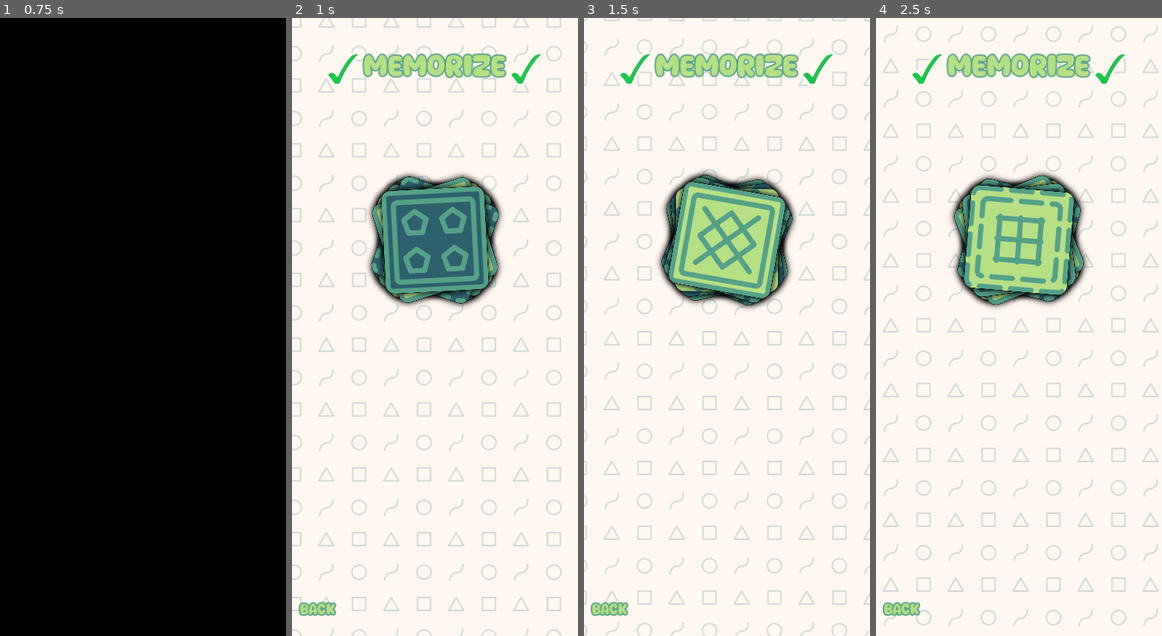
Above: before the commit, frames 1-4 (left to right).
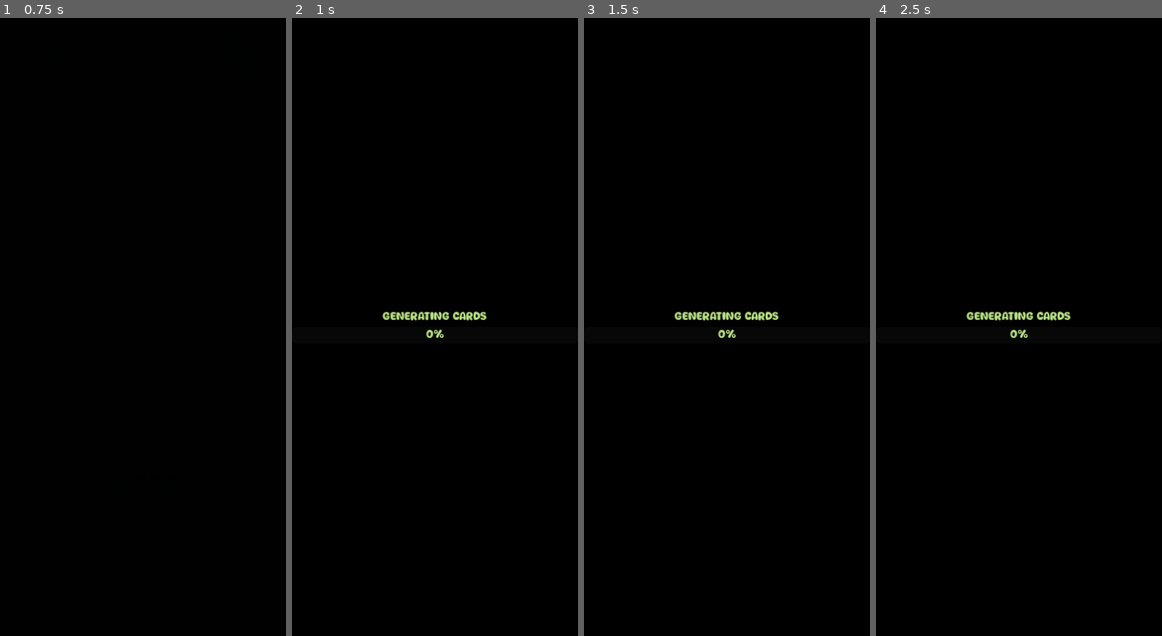
Above: after the commit, the same moments.

Repository: magopian/rummager
Game: Godot game, scene res://start_menu.tscn
Two runs of this game, one before a commit and one after it. Both use one fixed random seed, a clock stepped at 60 frames per second and the inputs below. Sound files missing from this copy of the repository are replaced by a short silence.
Inputs (mouse positions are in pixels of both pictures, inside the frame that each line leads up to):
- Up to frame 1 (0.75 s): click "START" at 0.5 s
- Up to frame 2 (1 s): no input
- Up to frame 3 (1.5 s): click (727, 327) at 1.25 s
- Up to frame 4 (2.5 s): click (1019, 327) at 2 s

Frame 1 is identical in both runs. In frame 2, 100% of the frame differs, in the area x 0-100%, y 0-100%; in frame 3, 100%; in frame 4, 100%.
Error after the commit: Parse Error: Could not find type "Shaker" in the current scope. (res://card.gd:21)

Commit message:
Display a validation progress bar and animation once validated

Diff:
--- a/card.gd
+++ b/card.gd
@@ -15,7 +15,10 @@
 @onready var sprite_2d: Sprite2D = %Sprite2D
 @onready var timer_zoom_in: Timer = %TimerZoomIn
 @onready var timer_validation: Timer = %TimerValidation
+@onready var validation_progress: ProgressBar = %ValidationProgress
 @onready var validating_label: Label = %ValidatingLabel
+@onready var animation_player: AnimationPlayer = %AnimationPlayer
+@onready var shaker: Shaker = %Shaker
 
 
 @export var small_scale: Vector2 = Vector2(0.16, 0.16)
@@ -52,6 +55,7 @@
 	visible_on_screen_notifier_2d.screen_exited.connect(_on_exit_screen)
 	get_viewport().physics_object_picking_sort = true
 	init_from_data()
+	reset_validation()
 	timer_zoom_in.timeout.connect(zoom_in)
 	timer_validation.timeout.connect(_on_validated)
 
@@ -95,12 +99,13 @@
 
 func display_validating() -> void:
 	if not timer_validation.is_stopped():
-		validating_label.show()
+		validation_progress.show()
 		var validating_elapsed_time: float = timer_validation.wait_time - timer_validation.time_left
 		var validating_percentage: int = round(validating_elapsed_time / timer_validation.wait_time * 100)
 		validating_label.text = "Validating:\n" + str(validating_percentage) + "%"
+		validation_progress.value = validating_percentage
 	else:
-		validating_label.hide()
+		validation_progress.hide()
 
 
 func pickup() -> void:
@@ -151,9 +156,7 @@
 
 func drop(impulse: Vector2=Vector2.ZERO) -> void:
 	if held:
-		timer_zoom_in.stop()
-		timer_validation.stop()
-		validating_label.hide()
+		reset_validation()
 		freeze = false
 		apply_central_impulse(impulse)
 		held = false
@@ -254,5 +257,18 @@
 	return normalized_force
 
 
+func reset_validation() -> void:
+		timer_zoom_in.stop()
+		timer_validation.stop()
+		validation_progress.hide()
+		validation_progress.value = 0
+
+
 func _on_validated() -> void:
+	if to_find:
+		animation_player.play("display_validated")
+		await animation_player.animation_finished
+	else:
+		shaker.apply_shake(30)
+		await get_tree().create_timer(0.5).timeout
 	Global.card_validated.emit(self)
--- a/card.tscn
+++ b/card.tscn
@@ -8,6 +8,8 @@
 [ext_resource type="PackedScene" uid="uid://biyssf7mfv1mf" path="res://dust_trail.tscn" id="4_rjo7v"]
 [ext_resource type="PackedScene" uid="uid://bx5qekwsln2yr" path="res://palette_listener.tscn" id="7_pg547"]
 [ext_resource type="PackedScene" uid="uid://quspx8oqeob8" path="res://confetti.tscn" id="7_ultda"]
+[ext_resource type="Texture2D" uid="uid://b5utddt3asrh6" path="res://assets/sprites/sprite_valid.png" id="9_x62gj"]
+[ext_resource type="PackedScene" uid="uid://cwhy67donfiqv" path="res://shaker.tscn" id="10_wfnlt"]
 
 [sub_resource type="RectangleShape2D" id="RectangleShape2D_tlpa3"]
 size = Vector2(300, 300)
@@ -42,6 +44,101 @@
 hue_variation_max = 1.0
 anim_offset_max = 1.0
 
+[sub_resource type="StyleBoxEmpty" id="StyleBoxEmpty_trnux"]
+
+[sub_resource type="StyleBoxFlat" id="StyleBoxFlat_sy13v"]
+bg_color = Color(0.109804, 0.768627, 0.301961, 0.501961)
+corner_radius_top_left = 30
+corner_radius_top_right = 30
+corner_radius_bottom_right = 30
+corner_radius_bottom_left = 30
+
+[sub_resource type="Animation" id="Animation_qsnxe"]
+length = 0.001
+tracks/0/type = "value"
+tracks/0/imported = false
+tracks/0/enabled = true
+tracks/0/path = NodePath(".:scale")
+tracks/0/interp = 1
+tracks/0/loop_wrap = true
+tracks/0/keys = {
+"times": PackedFloat32Array(0),
+"transitions": PackedFloat32Array(1),
+"update": 0,
+"values": [Vector2(10, 10)]
+}
+tracks/1/type = "value"
+tracks/1/imported = false
+tracks/1/enabled = true
+tracks/1/path = NodePath(".:modulate")
+tracks/1/interp = 1
+tracks/1/loop_wrap = true
+tracks/1/keys = {
+"times": PackedFloat32Array(0),
+"transitions": PackedFloat32Array(1),
+"update": 0,
+"values": [Color(1, 1, 1, 1)]
+}
+tracks/2/type = "value"
+tracks/2/imported = false
+tracks/2/enabled = true
+tracks/2/path = NodePath(".:visible")
+tracks/2/interp = 1
+tracks/2/loop_wrap = true
+tracks/2/keys = {
+"times": PackedFloat32Array(0),
+"transitions": PackedFloat32Array(1),
+"update": 1,
+"values": [false]
+}
+
+[sub_resource type="Animation" id="Animation_vgelv"]
+resource_name = "display_validated"
+length = 0.5
+step = 0.01
+tracks/0/type = "value"
+tracks/0/imported = false
+tracks/0/enabled = true
+tracks/0/path = NodePath(".:scale")
+tracks/0/interp = 2
+tracks/0/loop_wrap = true
+tracks/0/keys = {
+"times": PackedFloat32Array(0, 0.4, 0.45, 0.5),
+"transitions": PackedFloat32Array(1, 1, 1, 1),
+"update": 0,
+"values": [Vector2(10, 10), Vector2(1, 1), Vector2(1.2, 1.2), Vector2(1, 1)]
+}
+tracks/1/type = "value"
+tracks/1/imported = false
+tracks/1/enabled = true
+tracks/1/path = NodePath(".:modulate")
+tracks/1/interp = 1
+tracks/1/loop_wrap = true
+tracks/1/keys = {
+"times": PackedFloat32Array(0, 0.5),
+"transitions": PackedFloat32Array(1, 1),
+"update": 0,
+"values": [Color(1, 1, 1, 0), Color(1, 1, 1, 1)]
+}
+tracks/2/type = "value"
+tracks/2/imported = false
+tracks/2/enabled = true
+tracks/2/path = NodePath(".:visible")
+tracks/2/interp = 1
+tracks/2/loop_wrap = true
+tracks/2/keys = {
+"times": PackedFloat32Array(0),
+"transitions": PackedFloat32Array(1),
+"update": 1,
+"values": [true]
+}
+
+[sub_resource type="AnimationLibrary" id="AnimationLibrary_t47ri"]
+_data = {
+"RESET": SubResource("Animation_qsnxe"),
+"display_validated": SubResource("Animation_vgelv")
+}
+
 [node name="Card" type="RigidBody2D"]
 collision_mask = 0
 input_pickable = true
@@ -105,12 +202,48 @@
 texture = ExtResource("3_5ebab")
 offset = Vector2(175, 175)
 
-[node name="ValidatingLabel" type="Label" parent="."]
-unique_name_in_owner = true
-visible = false
+[node name="Confetti" parent="." instance=ExtResource("7_ultda")]
+unique_name_in_owner = true
+position = Vector2(0, 0)
+emitting = false
+process_material = SubResource("ParticleProcessMaterial_kh8jq")
+one_shot = true
+speed_scale = 5.0
+visibility_rect = Rect2(-5000, -5000, 10000, 10000)
+
+[node name="TimerZoomIn" type="Timer" parent="."]
+unique_name_in_owner = true
+wait_time = 0.15
+one_shot = true
+
+[node name="TimerValidation" type="Timer" parent="."]
+unique_name_in_owner = true
+wait_time = 1.5
+one_shot = true
+
+[node name="ValidationProgress" type="ProgressBar" parent="."]
+unique_name_in_owner = true
+anchors_preset = 15
+anchor_right = 1.0
+anchor_bottom = 1.0
 offset_left = -150.0
 offset_top = -150.0
 offset_right = 150.0
+offset_bottom = 150.0
+grow_horizontal = 2
+grow_vertical = 2
+size_flags_horizontal = 3
+size_flags_vertical = 3
+theme_override_styles/background = SubResource("StyleBoxEmpty_trnux")
+theme_override_styles/fill = SubResource("StyleBoxFlat_sy13v")
+value = 50.0
+fill_mode = 3
+show_percentage = false
+
+[node name="ValidatingLabel" type="Label" parent="ValidationProgress"]
+unique_name_in_owner = true
+offset_right = 300.0
+offset_bottom = 150.0
 size_flags_horizontal = 3
 size_flags_vertical = 3
 theme_override_constants/outline_size = 8
@@ -119,26 +252,22 @@
 horizontal_alignment = 1
 vertical_alignment = 1
 
-[node name="PaletteListener" parent="ValidatingLabel" instance=ExtResource("7_pg547")]
+[node name="PaletteListener" parent="ValidationProgress/ValidatingLabel" instance=ExtResource("7_pg547")]
 background_color = 1
 background_hover_color = 0
 foreground_color = 3
 
-[node name="Confetti" parent="." instance=ExtResource("7_ultda")]
-unique_name_in_owner = true
-position = Vector2(0, 0)
-emitting = false
-process_material = SubResource("ParticleProcessMaterial_kh8jq")
-one_shot = true
-speed_scale = 5.0
-visibility_rect = Rect2(-5000, -5000, 10000, 10000)
-
-[node name="TimerZoomIn" type="Timer" parent="."]
-unique_name_in_owner = true
-wait_time = 0.15
-one_shot = true
-
-[node name="TimerValidation" type="Timer" parent="."]
-unique_name_in_owner = true
-wait_time = 1.5
-one_shot = true
+[node name="Validated" type="Sprite2D" parent="."]
+visible = false
+z_index = 4096
+scale = Vector2(10, 10)
+texture = ExtResource("9_x62gj")
+
+[node name="AnimationPlayer" type="AnimationPlayer" parent="Validated"]
+unique_name_in_owner = true
+libraries = {
+"": SubResource("AnimationLibrary_t47ri")
+}
+
+[node name="Shaker" parent="." instance=ExtResource("10_wfnlt")]
+unique_name_in_owner = true
Not shown: 1 places in card.tscn that only renumber resources
